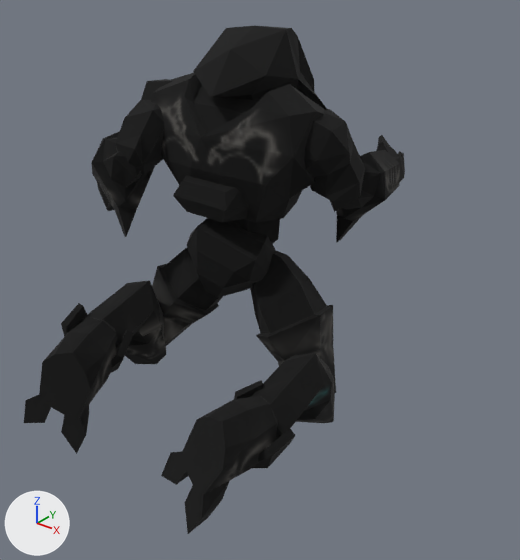
An edit to the glTF model packs/tribes2/config/AssetPacks/tribes2/t2_bioderm_light.glb, drawn before and after from the same camera.
Rendered twice from a 50 mm camera at (2.02, -2.35, 1.38) aimed at (0.04, 0.13, -0.16). The lights are fixed; the arrows at lower left show +X, +Y and +Z. The older version comes first. Both versions are drawn at frame 0 of the action 'flyer root'; the numbers are the values there.

Names of what the first picture shows: 'Bip01 Head', 'Bip01 L Calf', 'Bip01 L Foot', 'Bip01 L Forearm', 'Bip01 L Hand', 'Bip01 L Thigh', 'Bip01 L UpperArm', 'Bip01 Pelvis', 'Bip01 R Calf', 'Bip01 R Foot', 'Bip01 R Forearm', 'Bip01 R Hand', 'Bip01 R Thigh', 'Bip01 R UpperArm', 'Bip01 Spine', 'Bip01 Spine1' and 2 more.
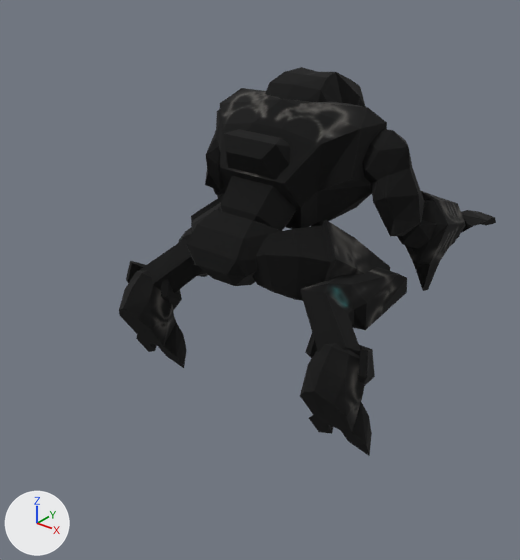
Not drawn themselves, but carrying or shaping drawn objects: ob_torso_frame, ob_bip01_neck, ob_bip01_l_clavicle, ob_bip01_r_clavicle, ob_dummyalways_root.

Location of each change, (x1, y1, x2, y2) in pixels of the pictures (520 x 560 px):
'Bip01 Spine1', moved, turned: before (151, 73, 325, 223); after (219, 88, 387, 229)
'Bip01 R Foot', moved, turned: before (161, 396, 278, 534); after (300, 343, 372, 456)
'Bip01 R Thigh', moved, turned: before (250, 251, 336, 393); after (252, 220, 390, 301)
'Bip01 L Foot', moved, turned: before (24, 317, 119, 454); after (119, 270, 187, 368)
'Bip01 R Calf', moved, turned: before (251, 353, 335, 439); after (300, 267, 407, 355)
'Bip01 Head', moved, turned: before (193, 26, 327, 110); after (265, 67, 366, 107)
'Bip01 R UpperArm', moved, turned: before (305, 109, 365, 212); after (362, 129, 425, 236)
'Bip01 R Forearm', moved, turned: before (336, 150, 400, 243); after (397, 191, 466, 291)
'Bip01 L Calf', moved, turned: before (82, 280, 166, 364); after (140, 227, 208, 293)
'Bip01 Pelvis', moved, turned: before (187, 218, 276, 298); after (186, 210, 281, 286)
'Bip01 L Thigh', moved, turned: before (152, 248, 223, 346); after (191, 195, 224, 265)
'Bip01 L UpperArm', moved, turned: before (115, 79, 172, 174); after (205, 109, 225, 191)
'Bip01 L Forearm', moved, turned (mostly hidden afterwards): before (91, 131, 155, 237); after (213, 188, 226, 198)
'Bip01 Spine', moved, turned: before (233, 219, 280, 243); after (220, 175, 296, 231)
'Bip01 R Foot_obj17', moved, turned: before (234, 380, 295, 468); after (305, 333, 375, 386)
'Bip01 L Foot_obj13', moved, turned: before (61, 303, 134, 373); after (126, 261, 182, 309)
'Bip01 R Hand', moved, turned: before (376, 135, 405, 181); after (459, 210, 496, 237)
'Bip01 L Hand', moved, turned (not visible afterwards): before (97, 182, 114, 211)

The edits, one by one:
Object 'dummyalways root' (ob_dummyalways_root) moves from (0.0, 0.0, 0.0) to (-0.000228, -1.526, 0.00563).
In object 'Bip01 Pelvis' (ob_bip01_pelvis), parent goes from ob_dummyalways_root to ob_t2_skeleton_root.
Object 'Bip01 Pelvis' (ob_bip01_pelvis) moves from (0.0206, -0.029, -0.0698) to (0.000216, -0.0312, 0.0143).
Object 'Bip01 Pelvis' (ob_bip01_pelvis) turns from (32, -60, -96) to (0, -28, -90) degrees about x, y and z.
Object 'Bip01 Spine' (ob_bip01_spine) moves from (0.135, -0.00334, -0.000157) to (0.135, 0.0, -0.000147).
Object 'Bip01 Spine' (ob_bip01_spine) turns from (-51, 54, -41) to (0, -21, 0) degrees about x, y and z.
Object 'torso frame' (ob_torso_frame) moves from (-1.281, -0.162, -0.000196) to (0.243, -0.151, 0.0837).
Object 'Bip01 Spine1' (ob_bip01_spine1) moves from (-0.0766, -0.15, 1.477) to (-0.0822, -0.15, -0.0493).
Object 'Bip01 Spine1' (ob_bip01_spine1) turns from (-178, -80, -1.1) to (178, -77, 1.6) degrees about x, y and z.
Object 'Bip01 Neck' (ob_bip01_neck) moves from (0.342, 0.0, -0.0000264) to (0.342, 0.0, -0.0000174).
Object 'Bip01 Neck' (ob_bip01_neck) turns from (0, -39, 0) to (0, -59, 0) degrees about x, y and z.
Object 'Bip01 Head' (ob_bip01_head) turns from (3.7, 20, -6.7) to (0, 123, 0) degrees about x, y and z.
Object 'Bip01 L Clavicle' (ob_bip01_l_clavicle) turns from (141, 10, -90) to (120, 11, -96) degrees about x, y and z.
Object 'Bip01 L UpperArm' (ob_bip01_l_upperarm) turns from (-49, -49, 99) to (-26, 61, 68) degrees about x, y and z.
Object 'Bip01 L Forearm' (ob_bip01_l_forearm) turns from (-11, 97, 18) to (0, 75, 0) degrees about x, y and z.
Object 'Bip01 L Hand' (ob_bip01_l_hand) turns from (-99, 0.7, 18) to (-16, 6.5, 7.3) degrees about x, y and z.
Object 'Bip01 R Clavicle' (ob_bip01_r_clavicle) turns from (-140, 14, 98) to (-120, 11, 96) degrees about x, y and z.
Object 'Bip01 R UpperArm' (ob_bip01_r_upperarm) turns from (-19, 44, -115) to (26, 61, -68) degrees about x, y and z.
Object 'Bip01 R Forearm' (ob_bip01_r_forearm) turns from (-0.3, 45, -2) to (0, 75, 0) degrees about x, y and z.
Object 'Bip01 R Hand' (ob_bip01_r_hand) turns from (99, 0.7, -18) to (16, 6.5, -7.3) degrees about x, y and z.
Object 'Bip01 L Thigh' (ob_bip01_l_thigh) moves from (-0.129, -0.171, -0.00614) to (-0.126, -0.17, 0.0477).
Object 'Bip01 L Thigh' (ob_bip01_l_thigh) turns from (-6.2, 29, -148) to (-93, -49, -53) degrees about x, y and z.
Object 'Bip01 L Calf' (ob_bip01_l_calf) turns from (-27, 99, -40) to (0, 119, 0) degrees about x, y and z.
Object 'Bip01 L Foot' (ob_bip01_l_foot) turns from (4.6, -25, -9.6) to (47, 3.6, -17) degrees about x, y and z.
Object 'Bip01 R Thigh' (ob_bip01_r_thigh) moves from (-0.14, 0.169, -0.0071) to (-0.126, 0.17, 0.0477).
Object 'Bip01 R Thigh' (ob_bip01_r_thigh) turns from (-21, 11, 148) to (93, -49, 53) degrees about x, y and z.
Object 'Bip01 R Calf' (ob_bip01_r_calf) turns from (49, 87, 98) to (0, 119, 0) degrees about x, y and z.
Object 'Bip01 R Foot' (ob_bip01_r_foot) turns from (-9.4, -6.4, 24) to (-47, 3.6, 17) degrees about x, y and z.
Object 't2 skeleton root' (ob_t2_skeleton_root) is new.
Its parent is ob_detail1.
Its location is (0.0, 0.0, 0.0).
